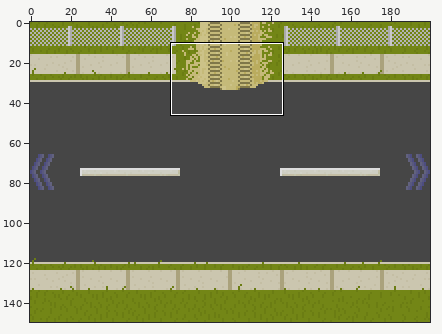
Sprite sheet, stored at Images/RightPath.png. The picture above shows the old version from afar; the outline marks the close-up.
Close-up. Before the commit:
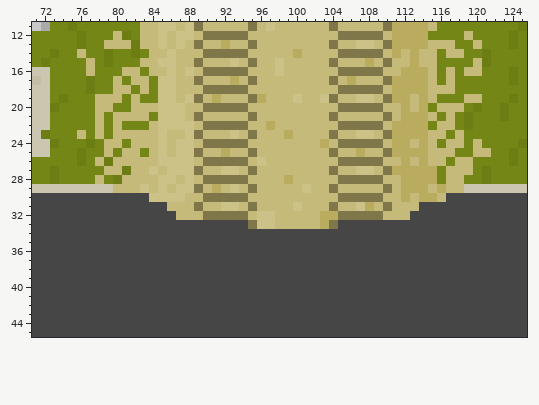
The file is 200x150 pixels. Colours within 5 levels of each other are drawn and written as one. Shown: x 71..125, y 11..45.
After:
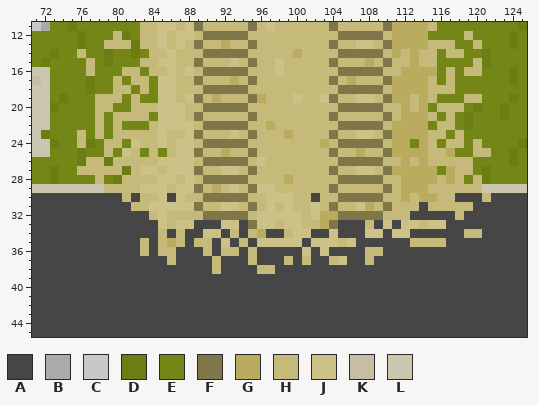
Palette (. is transparent): A #464646  B #aaaaaa  C #c8c8c8  D #6b7d13  E #738616  F #7f7749  G #baac5e  H #c5ba79  J #ccc288  K #c4bea4  L #cbc6af
Changes in this commit:
Colour H becomes colour A in row 30 at x 102.
Colour J becomes colour A in row 30 at x 86.
Colour H becomes colour E in row 24 at x 113.
Colour J becomes colour E in row 25 at x 85.
Colour A becomes colour G in row 34 at x 96; in row 35 at x 86.
Colour H becomes colour G in row 16 at x 115; in row 25 at x 117; in rows 27 to 28 at x 117.
Colour A becomes colour H in row 30 at x 81, 83, 117 and 121; in row 31 at x 82 to 83 and 115 to 119; in row 32 at x 84, 86 and 118; in row 33 at x 86, 108 and 114; in row 34 at x 85, 87, 93, 95, 99 and 119 to 120; in row 35 at x 83, 85, 87, 89 to 90, 94, 105 and 113 to 116.
Colour A becomes colour H in row 36 at x 83, 85 to 86, 90, 92 to 93, 95 and 108 to 109; in row 37 at x 86, 91, 95, 99, 101, 104 and 108; in row 38 at x 91 and 96 to 97.
Colour E becomes colour H in row 24 at x 76; in row 26 at x 77 and 117; in row 27 at x 76 to 78; in row 28 at x 116 and 120.
Colour G becomes colour H in row 29 at x 116.
Colour J becomes colour H in row 29 at x 101; in row 30 at x 84; in row 31 at x 100.
Colour L becomes colour H in row 29 at x 79 and 119 to 120.
Colour A becomes colour J in row 31 at x 84 to 85; in row 32 at x 85; in row 33 at x 85, 87 to 88, 92 to 93, 110, 112 to 113 and 115 to 116; in row 34 at x 90 to 91, 100 to 101, 104, 108 to 109 and 111 to 112; in row 35 at x 92, 96 to 100, 102 to 104 and 106; in row 36 at x 101 and 103.
Colour A becomes colour J in row 37 at x 105.
Colour H becomes colour J in row 24 at x 82; in row 25 at x 81; in row 27 at x 83; in row 29 at x 84 and 96 to 97; in row 30 at x 97 to 99; in row 31 at x 86 to 88, 97, 99 and 102.
Colour H becomes colour J in row 32 at x 98 to 100 and 102; in row 33 at x 99 to 100.
